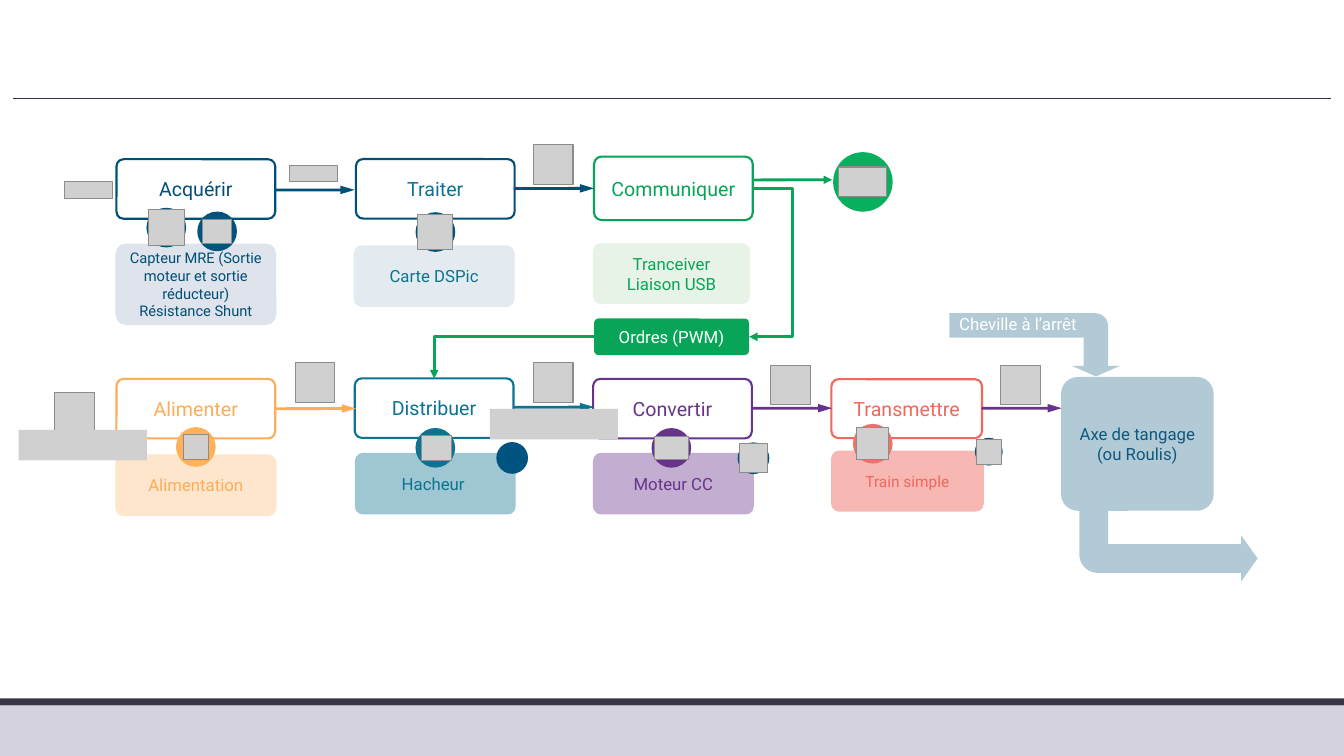
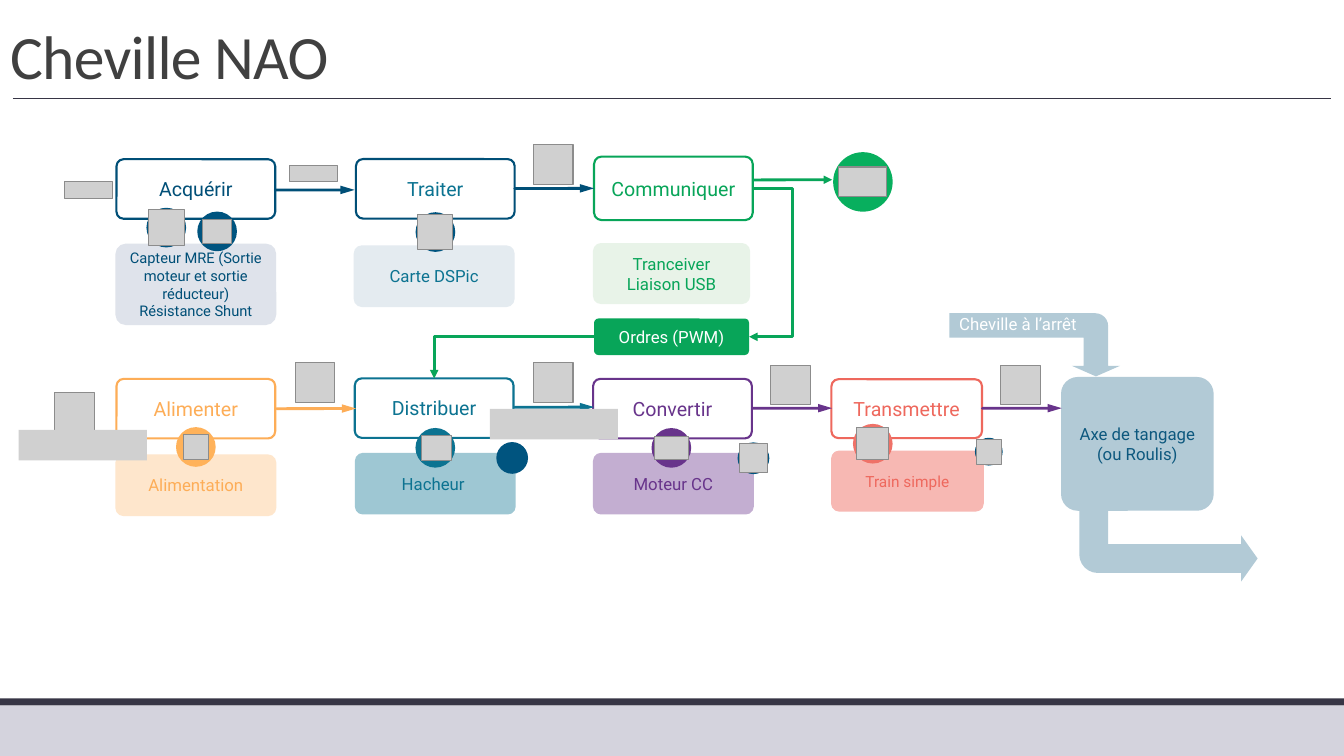
Before and after one commit to xpessoles/TP_Corriges, a slide deck: slide 3 of 03_ChevilleNAO/03_ChevilleNAO.pptx. Drawn at 1344x756 pixels with LibreOffice and Linux fonts; fonts in the diff are those of the drawing; grey boxes stand for pictures; background and template pictures are left out. Boxes give left, top, right and bottom in pixels: in the first picture for what was removed or moved away, otherwise in the second. Text is boxed around its words. In the diff, an @@ line names an element or a change of style, - is before the commit and + after.

```diff
--- a/03_ChevilleNAO/03_ChevilleNAO.pptx
+++ b/03_ChevilleNAO/03_ChevilleNAO.pptx
@@ title added at bbox=[10, 36, 328, 80], 44 pt, text #404040 @@
+Cheville NAO
```
Also in this commit, not shown: 2 other files.
